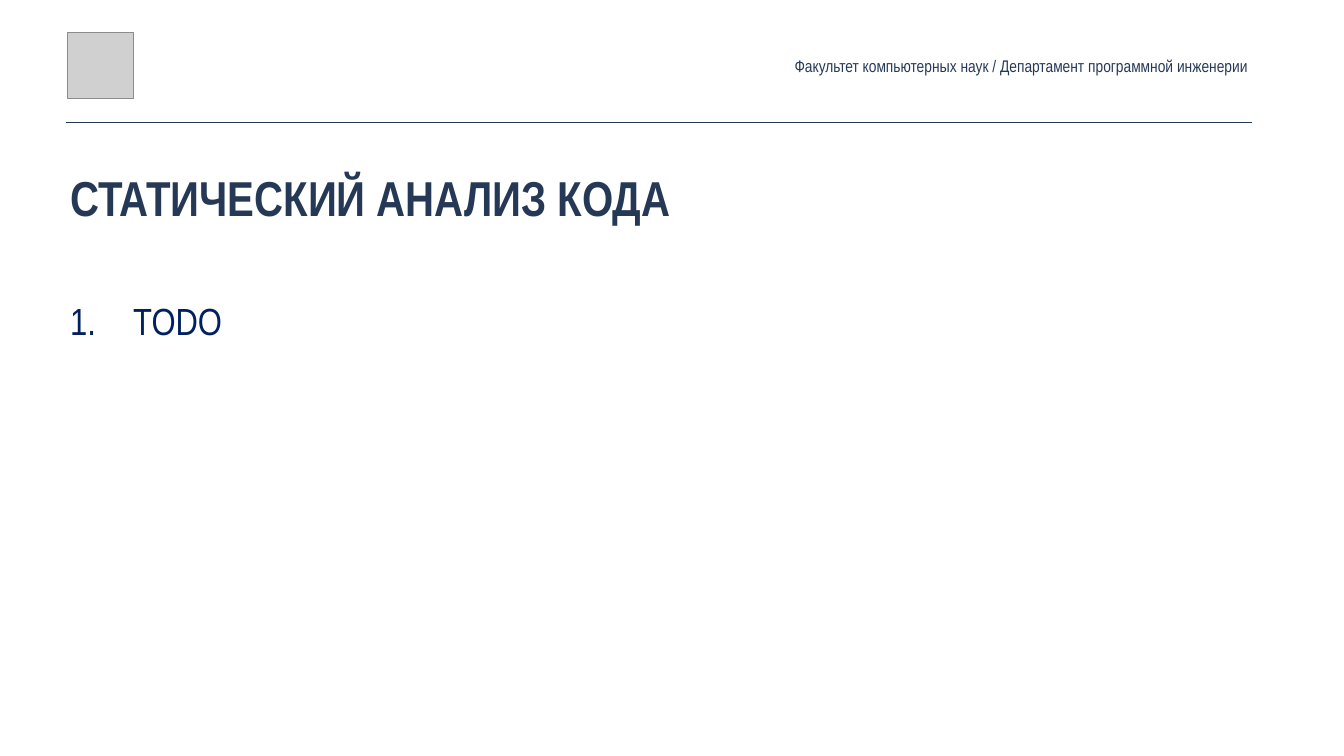
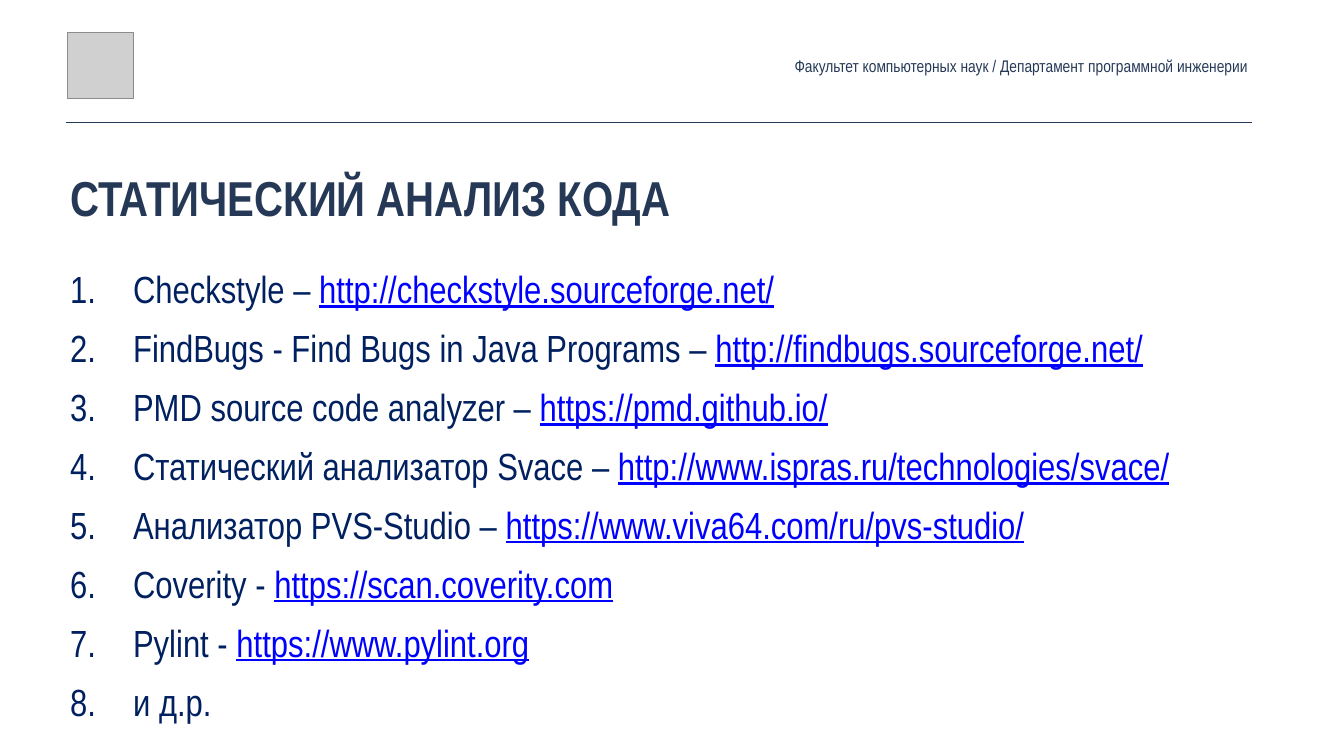
Before and after one commit to andrewt0301/qa-testing-course, a slide deck: slide 7 of seminars/seminar02/Seminar02.pptx. Drawn at 1344x756 pixels with LibreOffice and Linux fonts; fonts in the diff are those of the drawing; grey boxes stand for pictures. Boxes give left, top, right and bottom in pixels: in the first picture for what was removed or moved away, otherwise in the second. Text is boxed around its words. In the diff, an @@ line names an element or a change of style, - is before the commit and + after.

```diff
--- a/seminars/seminar02/Seminar02.pptx
+++ b/seminars/seminar02/Seminar02.pptx
@@ text at [133, 275, 1169, 723]: text changed; text colour #002060 to #0000FF @@
-1. TODO
+  1. Checkstyle – http://checkstyle.sourceforge.net/
+  2. FindBugs - Find Bugs in Java Programs – http://findbugs.sourceforge.net/
+  3. PMD source code analyzer – https://pmd.github.io/
+  4. Статический анализатор Svace – http://www.ispras.ru/technologies/svace/
+  5. Анализатор PVS-Studio – https://www.viva64.com/ru/pvs-studio/
+  6. Coverity - https://scan.coverity.com
+  7. Pylint - https://www.pylint.org
+  8. и д.р.
```
Also in this commit, not shown: 2 other slides changed.
